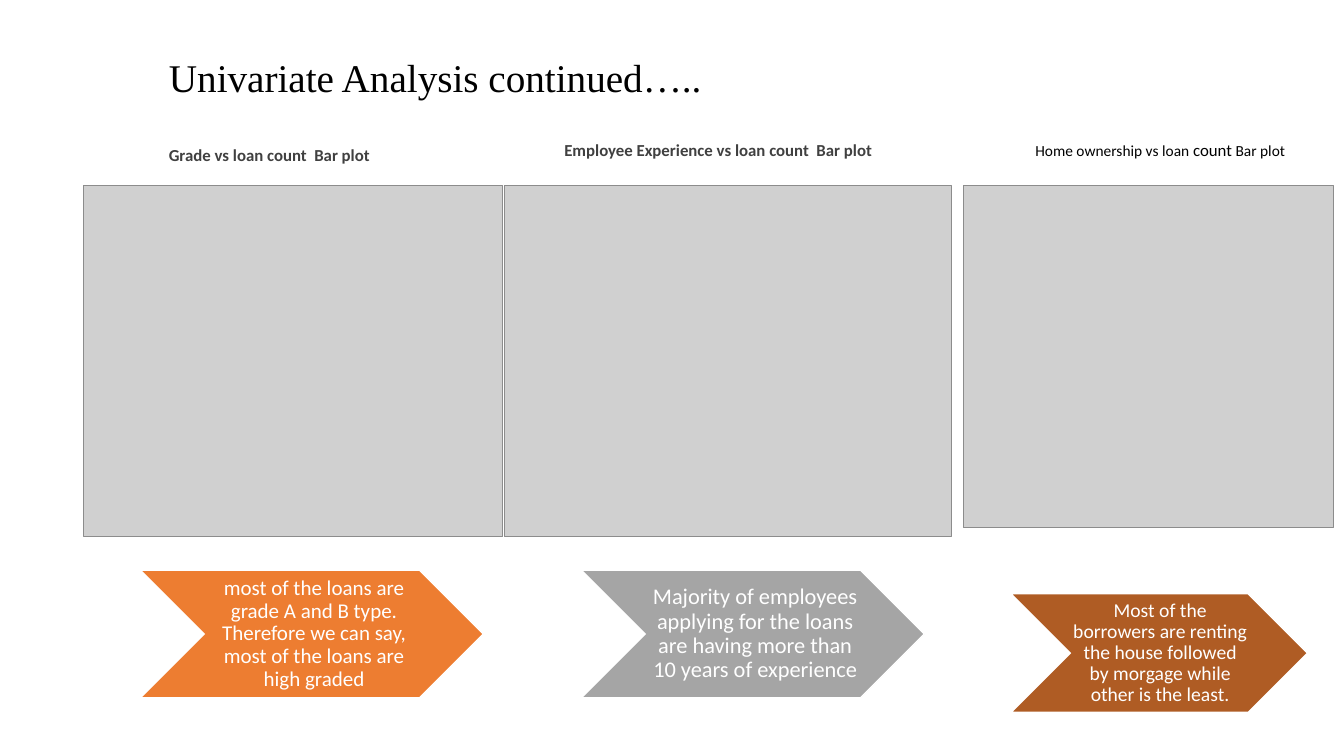
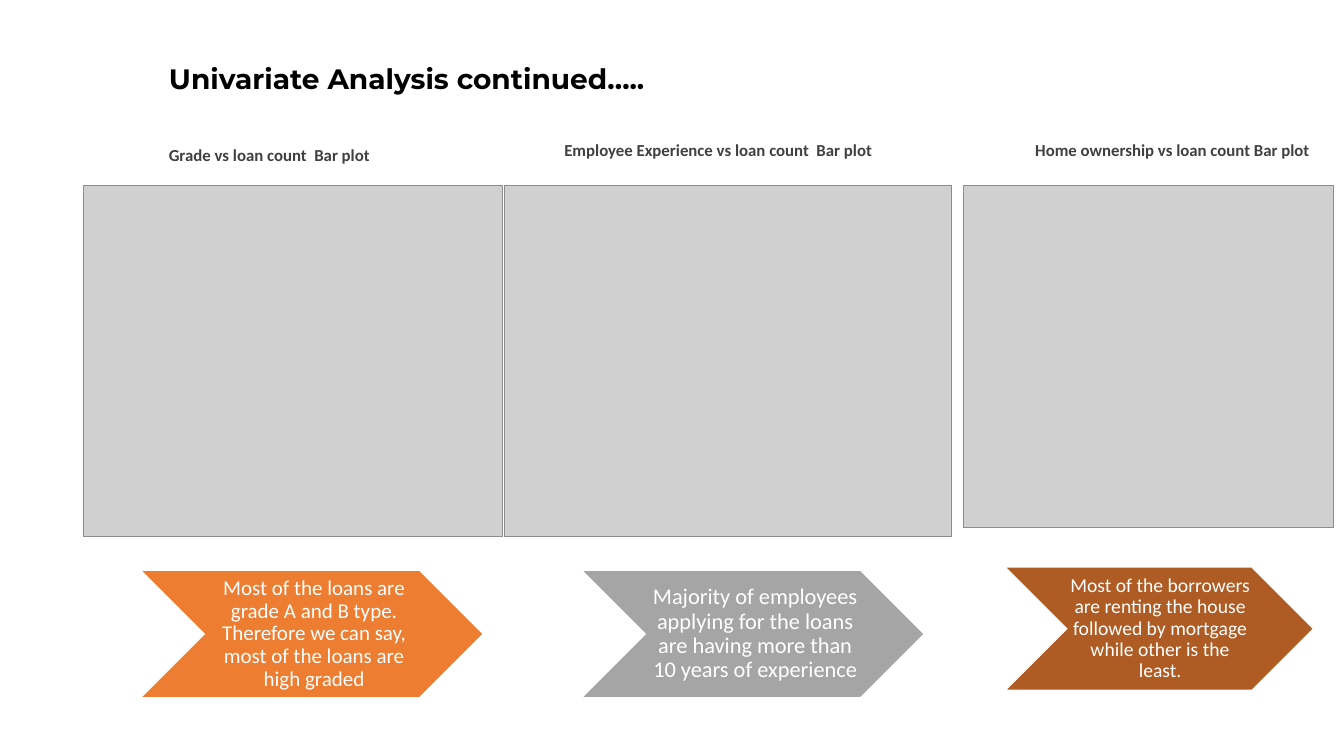
Before and after one commit to shuklavaibhav1994/Lending-Club-Case-Study, a slide deck: slide 8 of Lending_Club_Vaibhav_Pankaj.pptx. Drawn at 1344x756 pixels with LibreOffice and Linux fonts; fonts in the diff are those of the drawing; grey boxes stand for pictures; background and template pictures are left out. Boxes give left, top, right and bottom in pixels: in the first picture for what was removed or moved away, otherwise in the second. Text is boxed around its words. In the diff, an @@ line names an element or a change of style, - is before the commit and + after.

```diff
--- a/Lending_Club_Vaibhav_Pankaj.pptx
+++ b/Lending_Club_Vaibhav_Pankaj.pptx
@@ title "Univariate Analysis continued….." at [169,67,645,95]: size 28 to 20 pt, font Times New Roman to Montserrat, bold on @@
@@ text "Home ownership vs loan count ..." at [1035,144,1309,159]: size 11 to 12 pt in "Home ownership vs loan Bar plot"; text colour #000000 to #404040, bold on @@
@@ chevron: place and size @@
-chevron at [1011,594,1308,713]
+chevron at [1005,567,1314,691]
@@ text at [222,580,406,690]: text changed @@
-most of the loans are grade A and B type. Therefore we can say, most of the loans are high graded
+Most of the loans are grade A and B type. Therefore we can say, most of the loans are high graded
@@ text at [1070,578,1250,677]: text changed @@
-Most of the borrowers are renting the house followed by morgage while other is the least.
+Most of the borrowers are renting the house followed by mortgage while other is the least.
```
Also in this commit, not shown: 21 other slides changed, 1 slide added.
